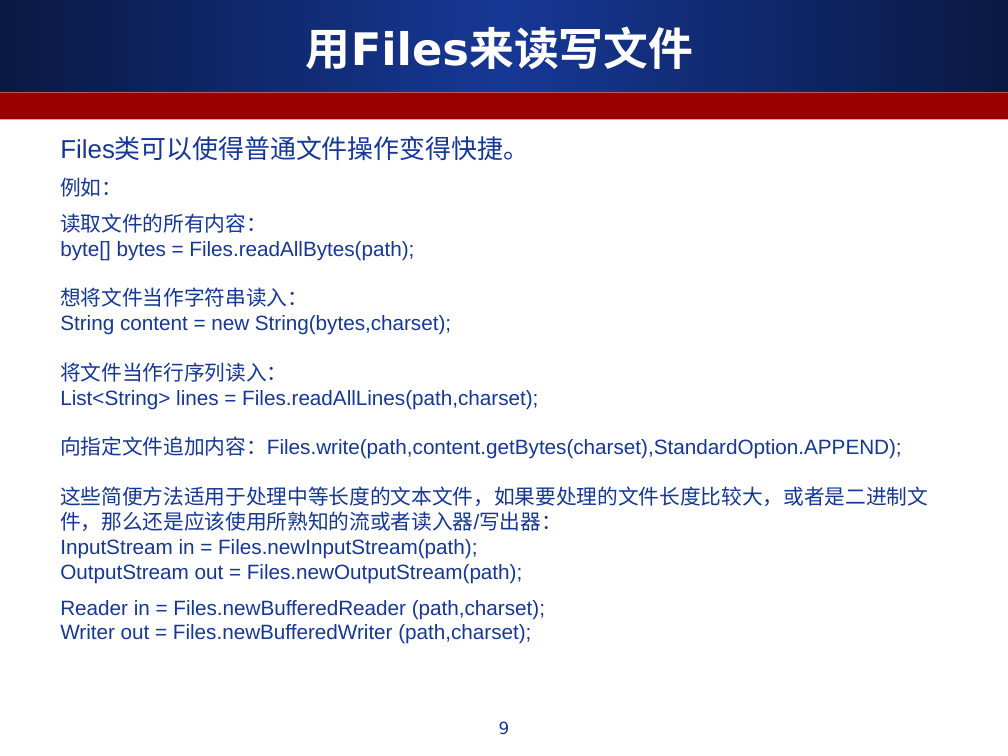
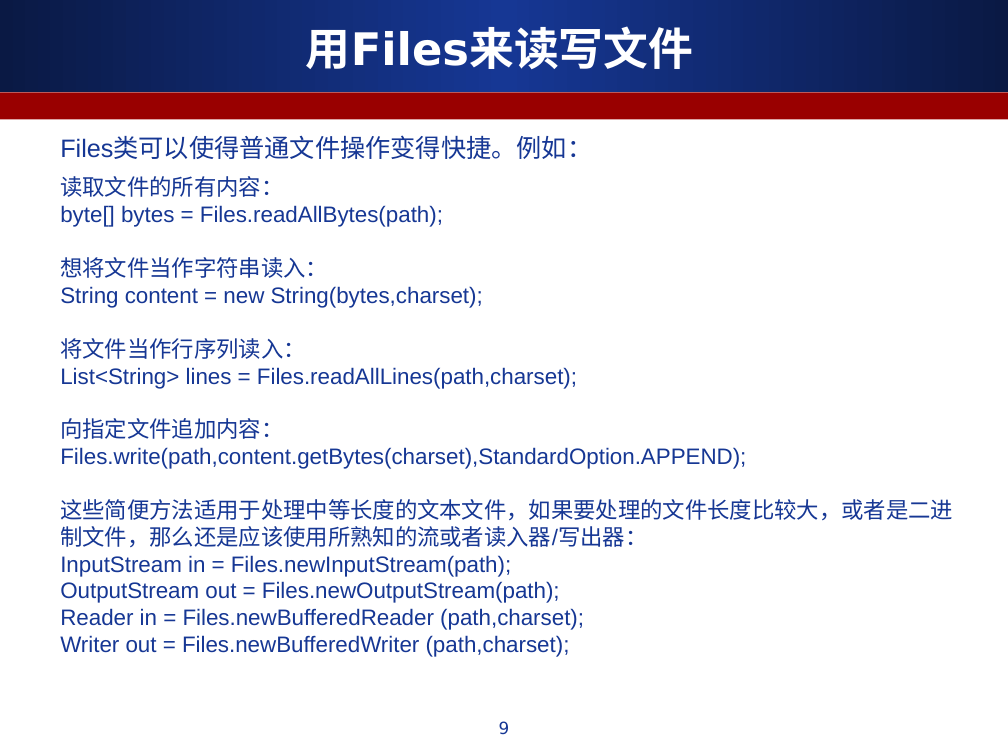
Before and after one commit to ALiberInc/Training, a slide deck: slide 9 of Java/第七章_流与文件.ppt. Drawn at 1008x756 pixels with LibreOffice and Linux fonts; fonts in the diff are those of the drawing. Boxes give left, top, right and bottom in pixels: in the first picture for what was removed or moved away, otherwise in the second. Text is boxed around its words. In the diff, an @@ line names an element or a change of style, - is before the commit and + after.

```diff
--- a/Java/第七章_流与文件.ppt
+++ b/Java/第七章_流与文件.ppt
@@ text at [60,137,953,657]: text changed; size 14.8 to 16 pt @@
-Files类可以使得普通文件操作变得快捷。
-例如：
-读取文件的所有内容：
-byte[] bytes = Files.readAllBytes(path);
-想将文件当作字符串读入：
-String content = new String(bytes,charset);
-将文件当作行序列读入：
-List<String> lines = Files.readAllLines(path,charset);
-向指定文件追加内容：Files.write(path,content.getBytes(charset),StandardOption.APPEND);
-这些简便方法适用于处理中等长度的文本文件，如果要处理的文件长度比较大，或者是二进制文件，那么还是应该使用所熟知的流或者读入器/写出器：
-InputStream in = Files.newInputStream(path);
-OutputStream out = Files.newOutputStream(path);
-Reader in = Files.newBufferedReader (path,charset);
-Writer out = Files.newBufferedWriter (path,charset);
+Files类可以使得普通文件操作变得快捷。例如：
+读取文件的所有内容：
+byte[] bytes = Files.readAllBytes(path);
+想将文件当作字符串读入：
+String content = new String(bytes,charset);
+将文件当作行序列读入：
+List<String> lines = Files.readAllLines(path,charset);
+向指定文件追加内容：Files.write(path,content.getBytes(charset),StandardOption.APPEND);
+这些简便方法适用于处理中等长度的文本文件，如果要处理的文件长度比较大，或者是二进制文件，那么还是应该使用所熟知的流或者读入器/写出器：
+InputStream in = Files.newInputStream(path);
+OutputStream out = Files.newOutputStream(path);
+Reader in = Files.newBufferedReader (path,charset);
+Writer out = Files.newBufferedWriter (path,charset);
```
Also in this commit, not shown: 1 other slide changed.
